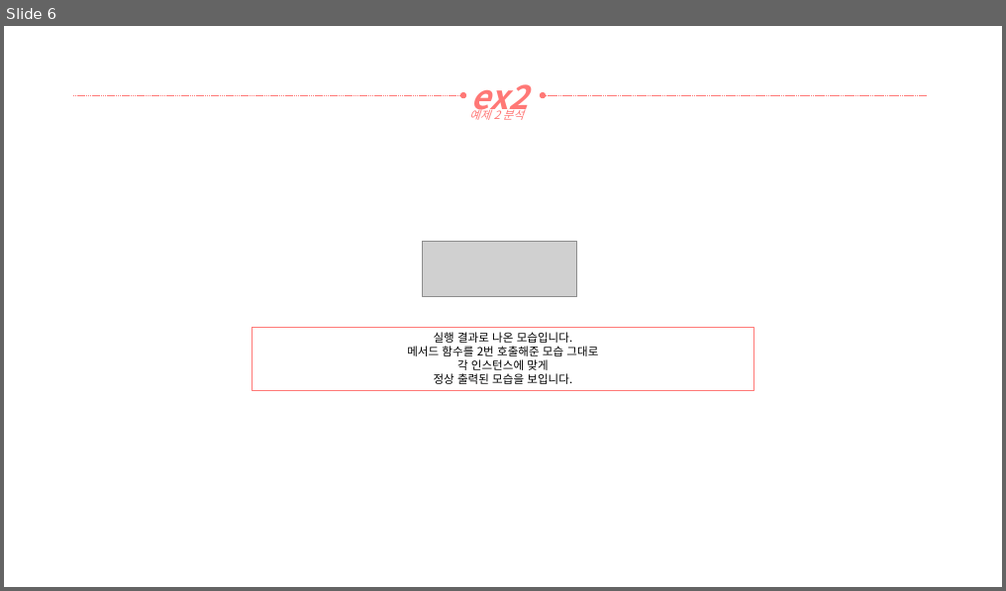
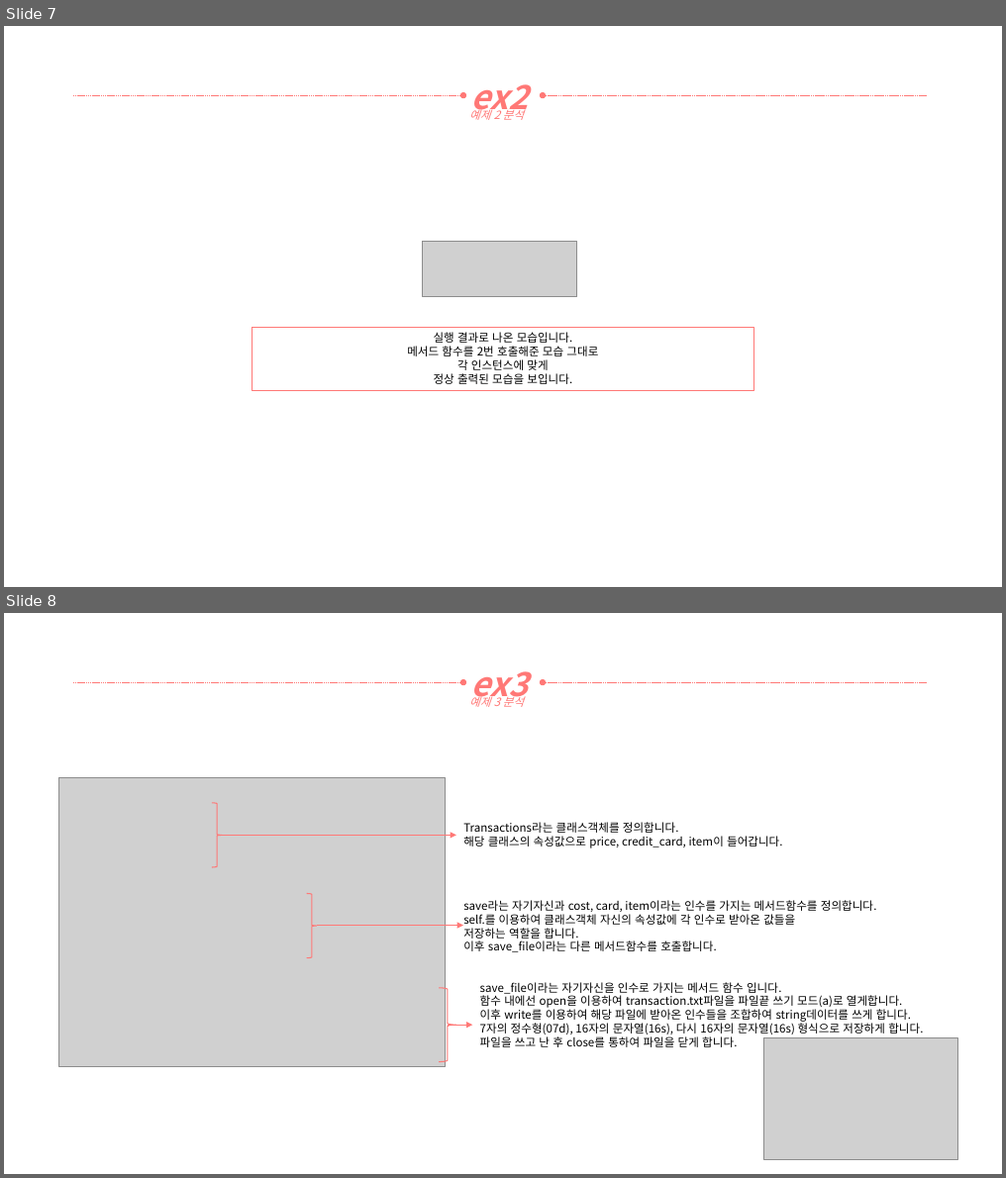
Before and after one commit to yooatom2200/Programing_Base_2, a slide deck: 1장/20164091-송희령-7주차 과제1.pptx. Shown one above the other, each under a label of ours: slide 6 before the commit, slides 7 and 8 after it. The pictures are 1006x591 and 1006x1178 pixels, drawn with LibreOffice and Linux fonts; fonts in the diff are those of the drawing; grey boxes stand for pictures. Boxes give left, top, right and bottom in pixels: in the first picture for what was removed or moved away, otherwise in the second. Text is boxed around its words. In the diff, an @@ line names an element or a change of style, - is before the commit and + after.

Commit message:
3번예제 정리

```diff
--- a/1장/20164091-송희령-7주차 과제1.pptx
+++ b/1장/20164091-송희령-7주차 과제1.pptx
@@ slide 8 added at (4, 613, 1002, 1174), background #FFFFFF @@
@@ text added at (471, 671, 529, 706), 32 pt, text #FF7876, bold, italic @@
+ex3
@@ arrow added from (73, 682) to (463, 682), #FF7876 0.5 pt dashed @@
@@ text added at (469, 694, 524, 707), 11 pt, text #FF7876, italic @@
+예제 3 분석
@@ arrow added from (927, 682) to (543, 682), #FF7876 0.5 pt dashed @@
@@ picture added at (58, 777, 445, 1067) @@
@@ right brace added at (212, 803, 223, 867), outline #FF7876 1 pt @@
@@ arrow added from (222, 836) to (456, 836), #FF7876 1 pt @@
@@ text added at (463, 822, 783, 849), 11 pt, text #000000 @@
+Transactions라는 클래스객체를 정의합니다.
+해당 클래스의 속성값으로 price, credit_card, item이 들어갑니다.
@@ right brace added at (307, 894, 317, 959), outline #FF7876 1 pt @@
@@ text added at (463, 900, 877, 953), 11 pt, text #000000 @@
+save라는 자기자신과 cost, card, item이라는 인수를 가지는 메서드함수를 정의합니다.
+self.를 이용하여 클래스객체 자신의 속성값에 각 인수로 받아온 값들을
+저장하는 역할을 합니다.
+이후 save_file이라는 다른 메서드함수를 호출합니다.
@@ arrow added from (317, 925) to (463, 925), #FF7876 1 pt @@
@@ right brace added at (439, 988, 456, 1062), outline #FF7876 1 pt @@
@@ text added at (480, 982, 923, 1048), 11 pt, text #000000 @@
+save_file이라는 자기자신을 인수로 가지는 메서드 함수 입니다.
+함수 내에선 open을 이용하여 transaction.txt파일을 파일끝 쓰기 모드(a)로 열게합니다.
+이후 write를 이용하여 해당 파일에 받아온 인수들을 조합하여 string데이터를 쓰게 합니다.
+7자의 정수형(07d), 16자의 문자열(16s), 다시 16자의 문자열(16s) 형식으로 저장하게 합니다.
+파일을 쓰고 난 후 close를 통하여 파일을 닫게 합니다.
@@ arrow added from (448, 1026) to (472, 1026), #FF7876 1 pt @@
@@ picture added at (764, 1039, 958, 1160) @@
@@ what was slide 6 is now slide 7 @@
```
Also in this commit, not shown: 1 slide changed, 2 other slides added, 2 other files.
